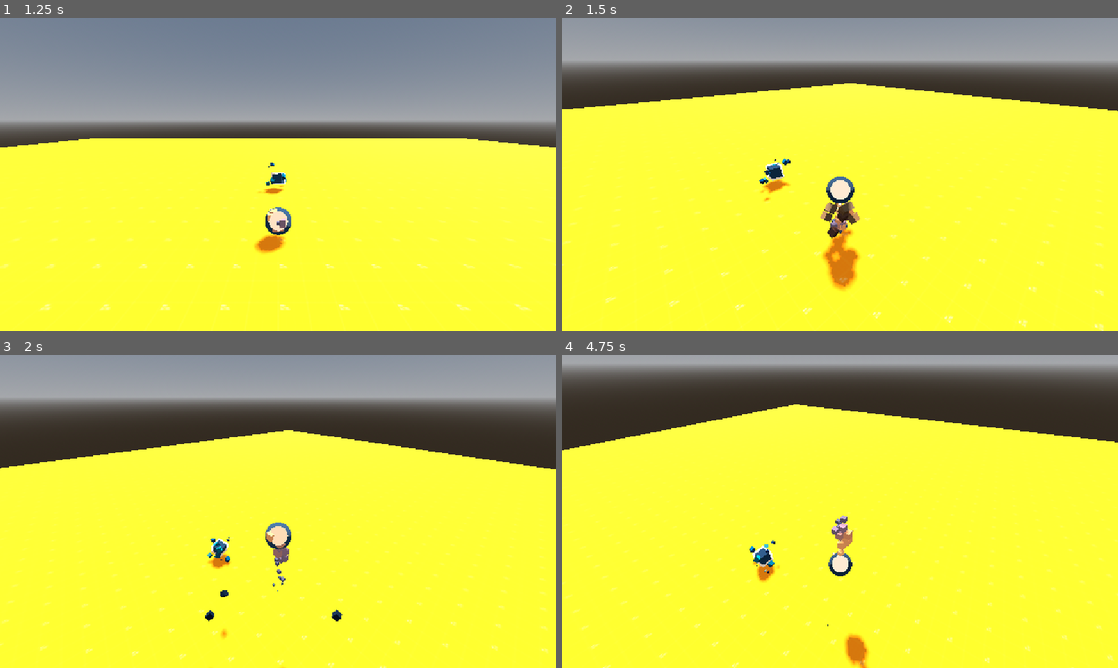
Above: before the commit, frames 1-4 (two rows, left to right).
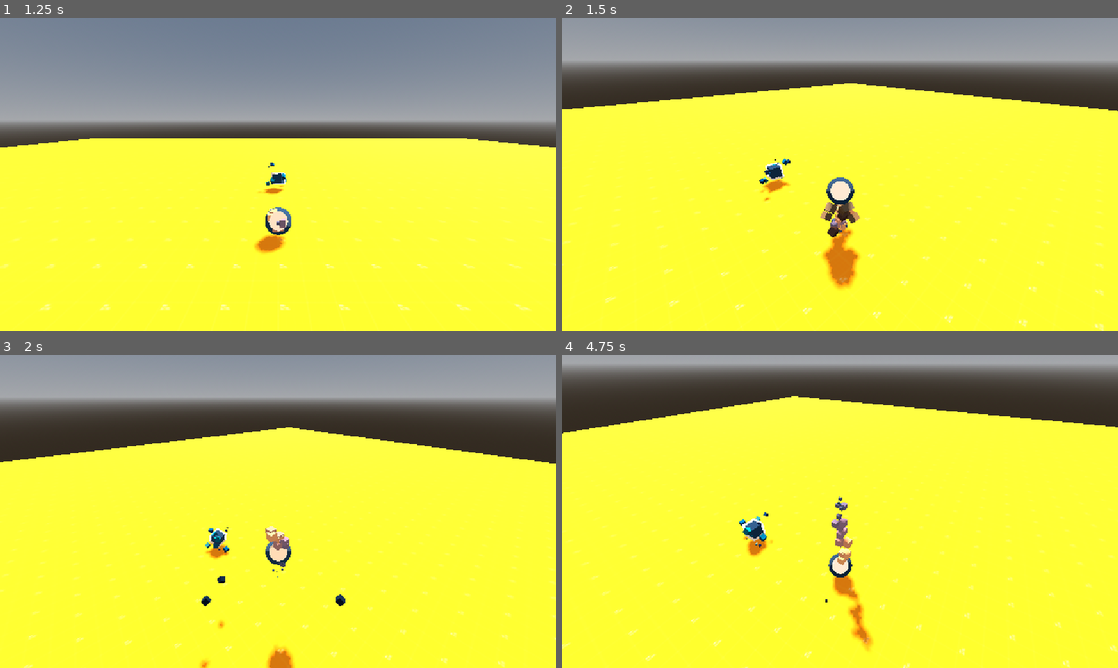
Above: after the commit, the same moments.

Repository: cookie1170/pirate-software-jam
Game: Godot game, scene res://common/scenes/game.tscn
Two runs of this game, one before a commit and one after it. Both use one fixed random seed, a clock stepped at 60 frames per second and the inputs below. The engine's default icon, where the game draws it, is replaced by a stand-in: a white triangle on a blue panel in a dark square.
Inputs (mouse positions are in pixels of both pictures, inside the frame that each line leads up to):
- Up to frame 1 (1.25 s): click "PLAY" at 0.5 s
- Up to frame 2 (1.5 s): tap Enter at 1.25 s; move the mouse to (867, 174) at 1.27 s; hold Up (ui_up) from 1.28 s (still down); tap Space (jump) at 1.35 s
- Up to frame 3 (2 s): keep holding Up (ui_up); tap Space (jump) at 1.52, 1.82 s
- Up to frame 4 (4.75 s): keep holding Up (ui_up); move the mouse to (812, 511) at 2.02 s; click (812, 511) at 2.1 s; tap Space (jump) at 2.27, 2.3, 2.57, 3.05, 3.77, 3.8, 4.07, 4.52, 4.55 s; move the mouse to (851, 505) at 2.77 s; tap W (forw) at 2.85 s; move the mouse to (834, 517) at 3.52 s; tap O at 3.6 s; move the mouse to (878, 514) at 4.27 s; tap U at 4.35 s

Frame 1 is identical in both runs. In frame 2, 0.3% of the frame differs, in the area x 1-99%, y 20-100%; in frame 3, 4.0%; in frame 4, 7.3%, in the area x 0-100%, y 13-100%.

Commit message:
added more indication before the enemy shoots

Diff:
--- a/common/scenes/main_menu.tscn
+++ b/common/scenes/main_menu.tscn
@@ -54,6 +54,33 @@
 	Settings.visible = true
 "
 
+[sub_resource type="Animation" id="Animation_0ettg"]
+length = 0.001
+tracks/0/type = "value"
+tracks/0/imported = false
+tracks/0/enabled = true
+tracks/0/path = NodePath("TextureRect:texture:fill_from")
+tracks/0/interp = 1
+tracks/0/loop_wrap = true
+tracks/0/keys = {
+"times": PackedFloat32Array(0),
+"transitions": PackedFloat32Array(1),
+"update": 0,
+"values": [Vector2(0, 1)]
+}
+tracks/1/type = "value"
+tracks/1/imported = false
+tracks/1/enabled = true
+tracks/1/path = NodePath("TextureRect:texture:fill_to")
+tracks/1/interp = 1
+tracks/1/loop_wrap = true
+tracks/1/keys = {
+"times": PackedFloat32Array(0),
+"transitions": PackedFloat32Array(1),
+"update": 0,
+"values": [Vector2(0, 0)]
+}
+
 [sub_resource type="Animation" id="Animation_spmat"]
 resource_name = "gradient_anim"
 length = 32.0
@@ -82,33 +109,6 @@
 "transitions": PackedFloat32Array(1, 1, 1, 1, 1, 1, 1, 1, 1),
 "update": 0,
 "values": [Vector2(1, 0), Vector2(0, 0), Vector2(0, 0), Vector2(0, 1), Vector2(0, 1), Vector2(1, 1), Vector2(1, 1), Vector2(1, 0), Vector2(1, 0)]
-}
-
-[sub_resource type="Animation" id="Animation_0ettg"]
-length = 0.001
-tracks/0/type = "value"
-tracks/0/imported = false
-tracks/0/enabled = true
-tracks/0/path = NodePath("TextureRect:texture:fill_from")
-tracks/0/interp = 1
-tracks/0/loop_wrap = true
-tracks/0/keys = {
-"times": PackedFloat32Array(0),
-"transitions": PackedFloat32Array(1),
-"update": 0,
-"values": [Vector2(0, 1)]
-}
-tracks/1/type = "value"
-tracks/1/imported = false
-tracks/1/enabled = true
-tracks/1/path = NodePath("TextureRect:texture:fill_to")
-tracks/1/interp = 1
-tracks/1/loop_wrap = true
-tracks/1/keys = {
-"times": PackedFloat32Array(0),
-"transitions": PackedFloat32Array(1),
-"update": 0,
-"values": [Vector2(0, 0)]
 }
 
 [sub_resource type="AnimationLibrary" id="AnimationLibrary_duh7t"]
--- a/common/upgrades/upgrade_resources/totally_legit_upgrade.tres
+++ b/common/upgrades/upgrade_resources/totally_legit_upgrade.tres
@@ -12,6 +12,7 @@
 move_speed_increase = 0.0
 pierce_increase = 10
 accuracy_change = -10.0
+knockback_change = 0.0
 price_type = "coins"
 price = 10
 name = "very real upgrade"
--- a/common/upgrades/upgrade_resources/totally_legit_upgrade_but_blocks.tres
+++ b/common/upgrades/upgrade_resources/totally_legit_upgrade_but_blocks.tres
@@ -12,6 +12,7 @@
 move_speed_increase = 0.0
 pierce_increase = 10
 accuracy_change = -10.0
+knockback_change = 0.0
 price_type = "blocks"
 price = 10
 name = "very real upgrade"
--- a/common/upgrades/upgrades_menu.gd
+++ b/common/upgrades/upgrades_menu.gd
@@ -8,9 +8,9 @@
 func refresh_upgrades() -> void:
 	visible = true
 	get_tree().paused = true
-	Hud.visible = false
 	Input.set_mouse_mode(Input.MOUSE_MODE_VISIBLE)
 	for i in buttons.size():
 		var button : Button = buttons[i]
 		button.upgrade = available_upgrades.pick_random()
+	await get_tree().create_timer(1.0).timeout
 	%Done.grab_focus()
--- a/common/upgrades/upgrades_menu.tscn
+++ b/common/upgrades/upgrades_menu.tscn
@@ -15,7 +15,6 @@
 func _pressed() -> void:
 	get_parent().hide()
 	get_tree().paused = false
-	Hud.visible = true
 	Input.set_mouse_mode(Input.MOUSE_MODE_CAPTURED)
 "
 
--- a/enemies/basic_enemy/basic_enemy.gd
+++ b/enemies/basic_enemy/basic_enemy.gd
@@ -14,7 +14,10 @@
 #region nodes & misc @onready
 @onready var prev_color : Color = %Mesh.mesh.material.get_shader_parameter("albedo")
 @onready var nav : NavigationAgent3D = %NavAgent
-@onready var anim_player : AnimationPlayer = %AnimationPlayer
+@onready var anim_player : AnimationPlayer = %BaseAnimPlayer
+@onready var hitbox: Hitbox = %Hitbox
+@onready var hurt_particles: CPUParticles3D = %HurtParticles
+@onready var nav_timer: Timer = %NavTimer
 @onready var player : Player = get_tree().get_root().get_node("Game").player
 @onready var coin_amount = randi_range(coin_amount_min, coin_amount_max)
 #endregion
@@ -27,14 +30,13 @@
 
 func _ready() -> void:
 	anim_player.play("spawn")
-	%Hitbox.monitorable = can_attack
-	%Hitbox.damage = contact_damage
+	hitbox.monitorable = can_attack
+	hitbox.damage = contact_damage
 	_on_path_update()
 
 
 func _physics_process(delta: float) -> void:
-	if not can_attack:
-		return
+	hitbox.monitorable = can_attack
 	var direction : Vector3 = nav.get_next_path_position() - global_position
 	direction = direction.normalized()
 	if skip_nav_frame:
@@ -50,23 +52,23 @@
 	move_and_slide()
 
 
-func _get_hit(hitbox : Hitbox) -> void:
+func _get_hit(attack_hitbox : Hitbox) -> void:
 	var hitbox_horizontal_vel := Vector2(
-		hitbox.owner.linear_velocity.x,
-		hitbox.owner.linear_velocity.z
+		attack_hitbox.owner.linear_velocity.x,
+		attack_hitbox.owner.linear_velocity.z
 		).normalized()
-	%HurtParticles.direction = Vector3(
+	hurt_particles.direction = Vector3(
 		hitbox_horizontal_vel.x,
 		1,
 		hitbox_horizontal_vel.y
 		)
 	velocity = Vector3(
-		hitbox_horizontal_vel.x * hitbox.knockback,
+		hitbox_horizontal_vel.x * attack_hitbox.knockback,
 		5 * clampf(hitbox.knockback, 0, 1),
-		hitbox_horizontal_vel.y * hitbox.knockback,
+		hitbox_horizontal_vel.y * attack_hitbox.knockback,
 	)
 
-	health -= hitbox.damage
+	health -= attack_hitbox.damage
 	if health <= 0:
 		SignalBus.enemy_killed.emit(self)
 		anim_player.stop()
@@ -79,4 +81,4 @@
 func _on_path_update() -> void:
 	target_pos = player.global_position
 	nav.target_position = target_pos
-	%NavTimer.wait_time = randf_range(0.4, 0.6)
+	nav_timer.wait_time = randf_range(0.4, 0.6)
--- a/enemies/basic_enemy/basic_enemy.tscn
+++ b/enemies/basic_enemy/basic_enemy.tscn
@@ -378,6 +378,18 @@
 "args": [],
 "method": &"queue_free"
 }]
+}
+tracks/3/type = "value"
+tracks/3/imported = false
+tracks/3/enabled = true
+tracks/3/path = NodePath(".:can_attack")
+tracks/3/interp = 1
+tracks/3/loop_wrap = true
+tracks/3/keys = {
+"times": PackedFloat32Array(0, 1),
+"transitions": PackedFloat32Array(1, 1),
+"update": 1,
+"values": [false, true]
 }
 
 [sub_resource type="AnimationLibrary" id="AnimationLibrary_6ofcp"]
@@ -475,6 +487,7 @@
 unique_name_in_owner = true
 script = ExtResource("3_5xrap")
 damage = 8
+has_pierce = false
 type = "Enemy"
 metadata/_custom_type_script = ExtResource("3_5xrap")
 
@@ -482,7 +495,7 @@
 transform = Transform3D(1, 0, 0, 0, 1, 0, 0, 0, 1, 0, 1, 0)
 shape = SubResource("CapsuleShape3D_li1hj")
 
-[node name="AnimationPlayer" type="AnimationPlayer" parent="."]
+[node name="BaseAnimPlayer" type="AnimationPlayer" parent="."]
 unique_name_in_owner = true
 libraries = {
 &"": SubResource("AnimationLibrary_6ofcp")
--- a/enemies/shooting_enemy/shooting_enemy.gd
+++ b/enemies/shooting_enemy/shooting_enemy.gd
@@ -12,6 +12,7 @@
 @onready var shooting_cooldown: Timer = %ShootingCooldown
 @onready var notice_timer : Timer = %NoticeTimer
 @onready var check_wall_raycast: RayCast3D = %CheckWallRaycast
+@onready var shooting_anim_player: AnimationPlayer = %ShootingAnimPlayer
 
 var has_noticed_player : bool
 var is_aiming : bool
@@ -39,15 +40,14 @@
 				notice_timer.start()
 		elif shooting_cooldown.is_stopped():
 			_on_path_update()
-			shoot()
+			shooting_anim_player.play("shoot")
+			print_debug("why")
 	else:
 		has_noticed_player = false
 		notice_timer.stop()
 
 
 func shoot() -> void:
-	if not can_attack:
-		return
 	var bullet_instance : RigidBody3D = bullet_scene.instantiate()
 	var spread : float = 1.0 / clampf(accuracy, 0.1, INF)
 	bullet_instance.hitbox.type = "Enemy"
@@ -67,3 +67,9 @@
 
 func _on_notice_timer_timeout() -> void:
 	has_noticed_player = true
+
+
+func _get_hit(attack_hitbox : Hitbox) -> void:
+	super(attack_hitbox)
+	shooting_anim_player.stop()
+	shooting_cooldown.stop()
--- a/enemies/shooting_enemy/shooting_enemy.tscn
+++ b/enemies/shooting_enemy/shooting_enemy.tscn
@@ -114,6 +114,58 @@
 "vertex_data": PackedByteArray("1H4JurDAjD9zegy81H4JurDAjD9zegy81H4JurDAjD9zegy81H4JurDAjD9zegy81H4JurDAjD9zegy81H4JurD …(51915 unchanged characters)…
 }]
 
+[sub_resource type="Animation" id="Animation_00urf"]
+resource_name = "shoot"
+length = 0.6
+step = 0.025
+tracks/0/type = "value"
+tracks/0/imported = false
+tracks/0/enabled = true
+tracks/0/path = NodePath("Mesh:mesh:material:shader_parameter/albedo")
+tracks/0/interp = 1
+tracks/0/loop_wrap = true
+tracks/0/keys = {
+"times": PackedFloat32Array(0, 0.1, 0.15, 0.2, 0.3, 0.4, 0.5, 0.525, 0.55, 0.575, 0.6),
+"transitions": PackedFloat32Array(1, 1, 1, 1, 1, 1, 1, 1, 1, 1, 1),
+"update": 0,
+"values": [Color(1, 1, 1, 1), Color(0.0470588, 0.901961, 0.94902, 1), Color(0, 0.596078, 0.858824, 1), Color(0.117647, 0.341176, 0.611765, 1), Color(0.12549, 0.207843, 0.384314, 1), Color(0.145098, 0.141176, 0.27451, 1), Color(0.12549, 0.0823529, 0.2, 1), Color(0.145098, 0.141176, 0.27451, 1), Color(0.117647, 0.341176, 0.611765, 1), Color(0.0470588, 0.901961, 0.94902, 1), Color(1, 1, 1, 1)]
+}
+tracks/1/type = "method"
+tracks/1/imported = false
+tracks/1/enabled = true
+tracks/1/path = NodePath(".")
+tracks/1/interp = 1
+tracks/1/loop_wrap = true
+tracks/1/keys = {
+"times": PackedFloat32Array(0.5),
+"transitions": PackedFloat32Array(1),
+"values": [{
+"args": [],
+"method": &"shoot"
+}]
+}
+
+[sub_resource type="Animation" id="Animation_dueci"]
+length = 0.001
+tracks/0/type = "value"
+tracks/0/imported = false
+tracks/0/enabled = true
+tracks/0/path = NodePath("Mesh:mesh:material:shader_parameter/albedo")
+tracks/0/interp = 1
+tracks/0/loop_wrap = true
+tracks/0/keys = {
+"times": PackedFloat32Array(0),
+"transitions": PackedFloat32Array(1),
+"update": 0,
+"values": [Color(1, 1, 1, 1)]
+}
+
+[sub_resource type="AnimationLibrary" id="AnimationLibrary_dueci"]
+_data = {
+&"RESET": SubResource("Animation_dueci"),
+&"shoot": SubResource("Animation_00urf")
+}
+
 [node name="Enemy" instance=ExtResource("1_j5r50")]
 script = ExtResource("2_00urf")
 damage = 8
@@ -133,11 +185,17 @@
 [node name="CheckWallRaycast" type="RayCast3D" parent="." index="5"]
 unique_name_in_owner = true
 
-[node name="ShootingCooldown" type="Timer" parent="." index="10"]
+[node name="ShootingAnimPlayer" type="AnimationPlayer" parent="." index="9"]
+unique_name_in_owner = true
+libraries = {
+&"": SubResource("AnimationLibrary_dueci")
+}
+
+[node name="ShootingCooldown" type="Timer" parent="." index="11"]
 unique_name_in_owner = true
 one_shot = true
 
-[node name="NoticeTimer" type="Timer" parent="." index="11"]
+[node name="NoticeTimer" type="Timer" parent="." index="12"]
 unique_name_in_owner = true
 wait_time = 0.5
 one_shot = true
--- a/levels/level.tscn
+++ b/levels/level.tscn
@@ -73,14 +73,14 @@
 script = ExtResource("8_ukwr8")
 enemies = Array[PackedScene]([ExtResource("7_ukwr8"), ExtResource("7_ukwr8")])
 time_between_enemy_sec = 2.0
-stall_time_sec = 15.0
+stall_time_sec = 0.0
 metadata/_custom_type_script = ExtResource("8_ukwr8")
 
 [sub_resource type="Resource" id="Resource_0qmeg"]
 script = ExtResource("8_ukwr8")
 enemies = Array[PackedScene]([ExtResource("6_rtcij"), ExtResource("7_ukwr8"), ExtResource("6_rtcij"), ExtResource("7_ukwr8"), ExtResource("6_rtcij")])
 time_between_enemy_sec = 2.0
-stall_time_sec = 15.0
+stall_time_sec = 0.0
 metadata/_custom_type_script = ExtResource("8_ukwr8")
 
 [node name="Level" type="Node3D" node_paths=PackedStringArray("wave_handler", "collectible_spawner")]
--- a/levels/wave_handler.gd
+++ b/levels/wave_handler.gd
@@ -44,7 +44,7 @@
 func _spawn_next_enemy() -> void:
 	if current_enemy > waves[current_wave].enemies.size() - 1:
 		has_spawned_all_enemies = true
-		if stall_timer.is_stopped() and current_wave < waves.size() - 1:
+		if stall_timer.is_stopped():
 			if waves[current_wave].stall_time_sec != 0:
 				stall_timer.wait_time = waves[current_wave].stall_time_sec
 				stall_timer.start()
--- a/player/player.gd
+++ b/player/player.gd
@@ -14,7 +14,7 @@
 @export_range(0.1, 10, 0.1) var base_accuracy : float
 @export_range(1, 10, 0.5) var jump_velocity : float
 @export_range(1, 10, 0.5) var blockless_jump_velocity : float
-@export_range(1, 20, 0.5) var gravity : float
+@export_range(1, 40, 0.5) var gravity : float
 @export var bullet_scene : PackedScene
 @export var game_scene : Node
 #endregion
@@ -24,6 +24,10 @@
 @onready var hurt_particles: CPUParticles3D = %HurtParticles
 @onready var spring_arm: SpringArm3D = %SpringArm
 @onready var camera: Camera3D = %Camera
+@onready var collider : CollisionShape3D = %Collider
+@onready var hurtbox: Hurtbox = %Hurtbox
+@onready var collectible_box: Area3D = %CollectibleBox
+@onready var jump_particles: CPUParticles3D = %JumpParticles
 @onready var shooting_cooldown: Timer = %ShootingCooldown
 #endregion
 
@@ -92,9 +96,9 @@
 	block_particles.scale = Vector3(remapped_block_amount,
 	 remapped_block_amount,
 	 remapped_block_amount)
-	%Collider.scale = block_particles.scale
-	%Hurtbox.scale = block_particles.scale
-	%Collectiblebox.scale = block_particles.scale
+	collider.scale = block_particles.scale
+	hurtbox.scale = block_particles.scale
+	collectible_box.scale = block_particles.scale
 	spring_arm.spring_length = remap(
 		remapped_block_amount, 1, 5, 5, 10
 	)
@@ -113,7 +117,7 @@
 	if is_on_floor() and Input.is_action_just_pressed("jump") and block_amount < 64:
 		velocity.y += (blockless_jump_velocity if is_one_hit
 		else jump_velocity)
-		%JumpParticles.emitting = true
+		jump_particles.restart()
 
 	move_and_slide()
 
--- a/player/player.tscn
+++ b/player/player.tscn
@@ -177,7 +177,7 @@
 base_accuracy = 1.0
 jump_velocity = 6.5
 blockless_jump_velocity = 10.0
-gravity = 18.0
+gravity = 24.0
 bullet_scene = ExtResource("2_boad6")
 metadata/_edit_group_ = true
 
@@ -288,12 +288,12 @@
 shape = SubResource("SphereShape3D_oul6g")
 script = SubResource("GDScript_qjkh3")
 
-[node name="Collectiblebox" type="Area3D" parent="."]
+[node name="CollectibleBox" type="Area3D" parent="."]
 unique_name_in_owner = true
 collision_layer = 0
 collision_mask = 2
 
-[node name="Collider" type="CollisionShape3D" parent="Collectiblebox"]
+[node name="Collider" type="CollisionShape3D" parent="CollectibleBox"]
 transform = Transform3D(1, 0, 0, 0, 1, 0, 0, 0, 1, 0, 0.25, 0)
 shape = SubResource("SphereShape3D_boad6")
 debug_color = Color(0.660504, 0.507734, 0.234154, 0.42)
@@ -306,4 +306,4 @@
 unique_name_in_owner = true
 one_shot = true
 
-[connection signal="area_entered" from="Collectiblebox" to="." method="_pickup_collectible"]
+[connection signal="area_entered" from="CollectibleBox" to="." method="_pickup_collectible"]
Not shown: 1 places in enemies/shooting_enemy/shooting_enemy.tscn that only renumber resources
